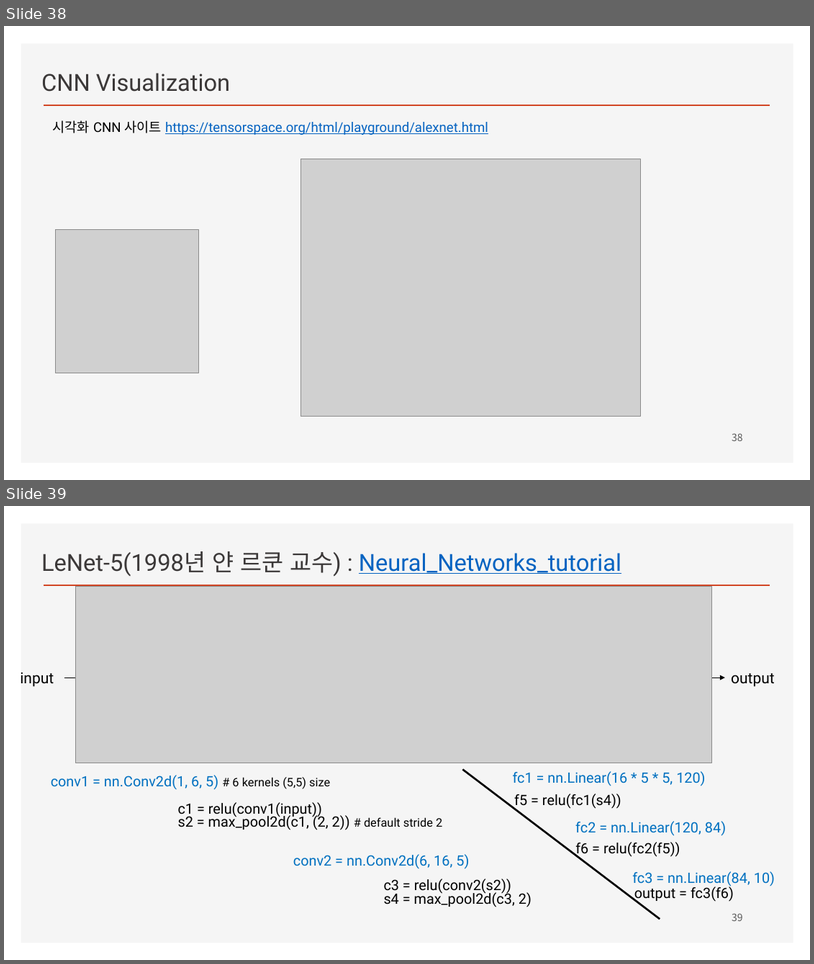
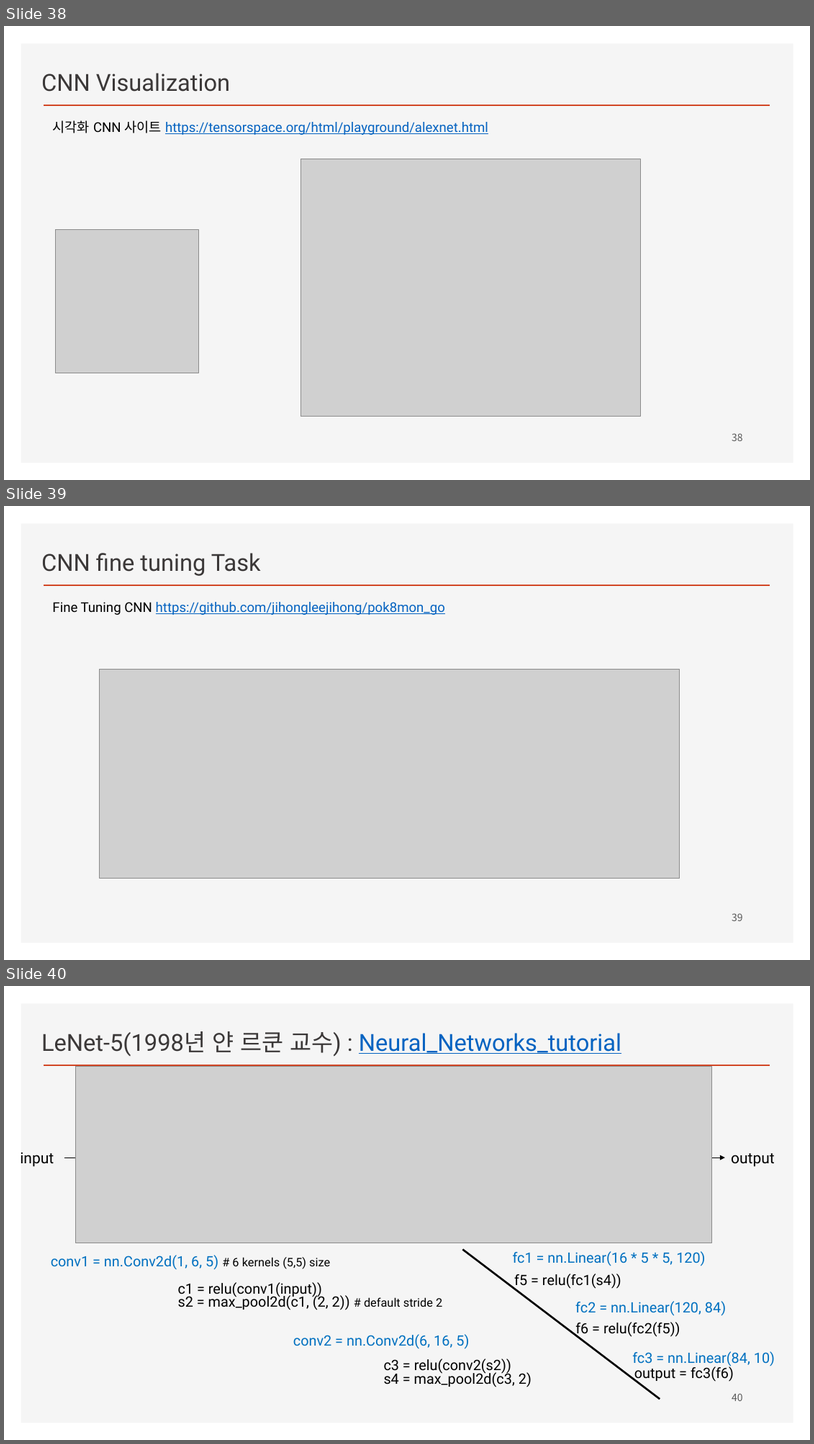
Before and after one commit to ancestor9/2026_Fall_Deep-Learning-with-Python, a slide deck: Chapter 08 Image Classification.pptx. Shown one above the other, each under a label of ours: slides 38 and 39 before the commit, slides 38, 39 and 40 after it. The pictures are 814x964 and 814x1444 pixels, drawn with LibreOffice and Linux fonts; fonts in the diff are those of the drawing; grey boxes stand for pictures; background and template pictures are left out. Boxes give left, top, right and bottom in pixels: in the first picture for what was removed or moved away, otherwise in the second. Text is boxed around its words. In the diff, an @@ line names an element or a change of style, - is before the commit and + after.

```diff
--- a/Chapter 08 Image Classification.pptx
+++ b/Chapter 08 Image Classification.pptx
@@ slide 39 added at [4,506,810,960], background #FFFFFF; not listed: 2 template elements that a slide beside it also shows @@
@@ text added at [41,553,261,576], 28 pt, text #3B3838 @@
+CNN fine tuning Task
@@ text added at [52,602,445,615], 16 pt, text #0563C1, underline @@
+Fine Tuning CNN https://github.com/jihongleejihong/pok8mon_go
@@ picture added at [100,669,680,878] @@
@@ page number added at [732,913,743,921], 12 pt, text #595959 @@
+39
@@ what was slide 39 is now slide 40 @@
@@ page number at [732,1393,743,1401]: text changed @@
-39
+40
```
